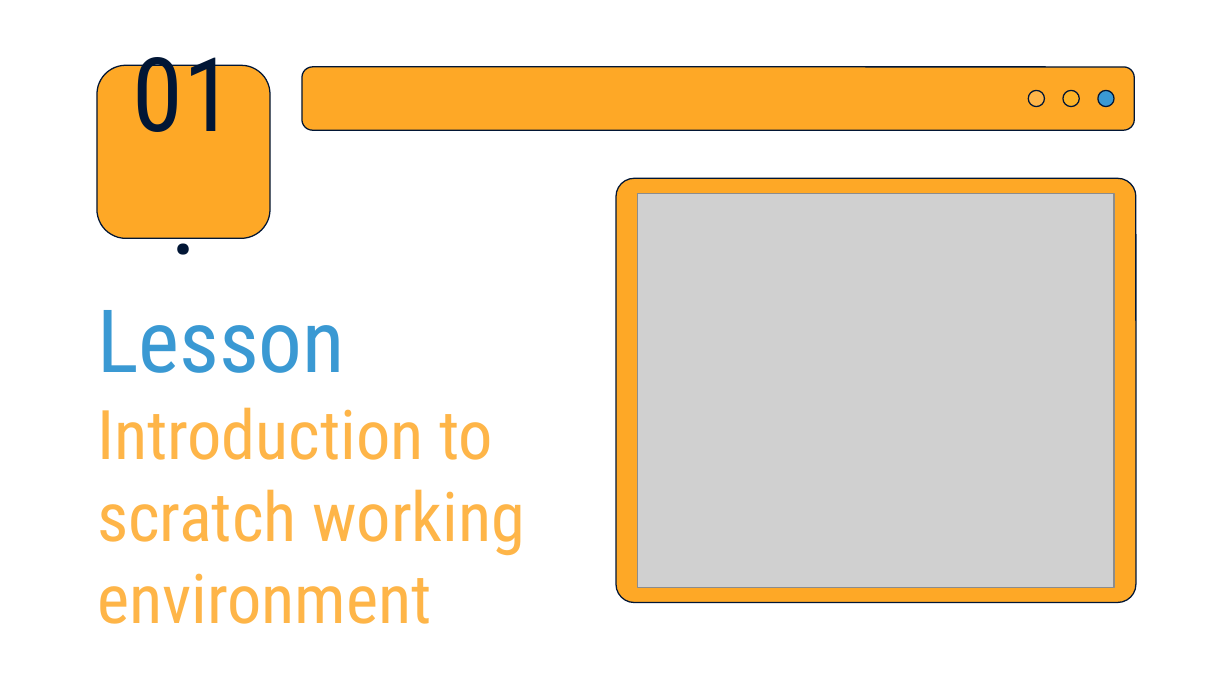
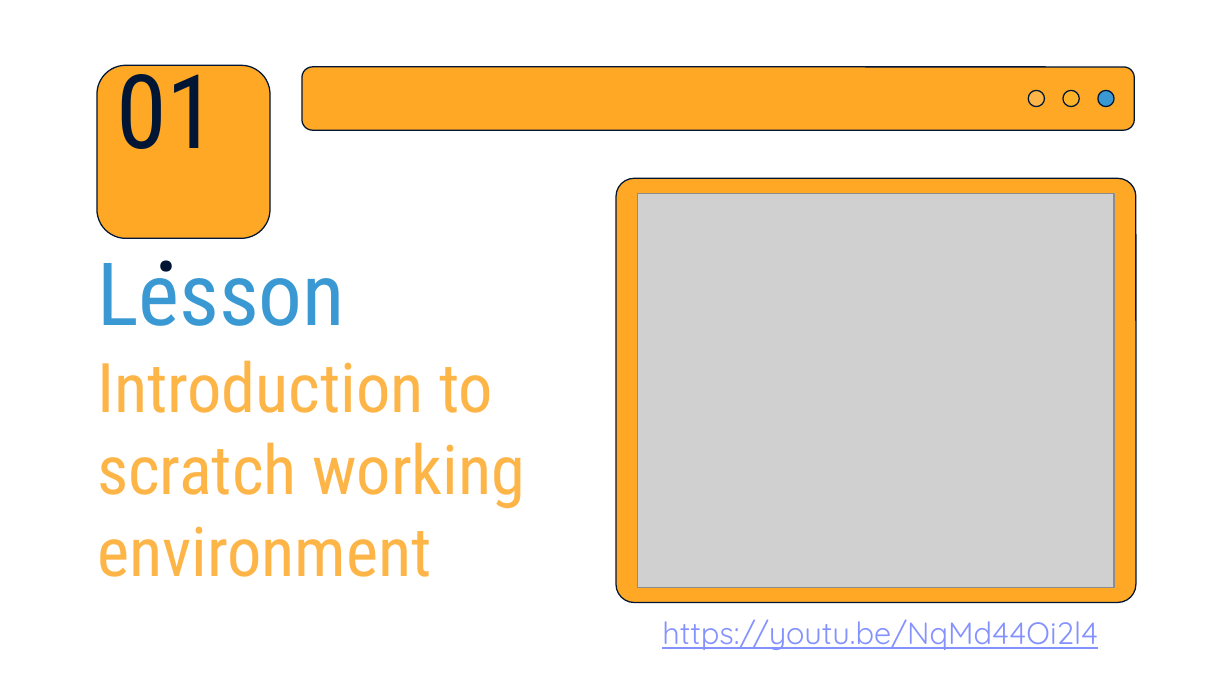
Before and after one commit to Vanshika-Mittal/scratch-tutorial, a slide deck: slide 6 of Scratch-Basics/Scratch-Basics.pptx. Drawn at 1232x693 pixels with LibreOffice and Linux fonts; fonts in the diff are those of the drawing; grey boxes stand for pictures. Boxes give left, top, right and bottom in pixels: in the first picture for what was removed or moved away, otherwise in the second. Text is boxed around its words. In the diff, an @@ line names an element or a change of style, - is before the commit and + after.

```diff
--- a/Scratch-Basics/Scratch-Basics.pptx
+++ b/Scratch-Basics/Scratch-Basics.pptx
@@ title "01.": place and size @@
-title "01." at <box>133,37,234,132</box>
+title "01." at <box>116,54,217,149</box>
@@ title "Lesson Introduction to scratch working ...": place and size @@
-title "Lesson Introduction to scratch working ..." at <box>97,310,525,624</box>
+title "Lesson Introduction to scratch working ..." at <box>97,260,525,577</box>
@@ text added at <box>662,619,1098,650</box>, 18 pt, text #8492FF, underline @@
+https://youtu.be/NqMd44Oi2l4
```
Also in this commit, not shown: 15 other slides changed.
